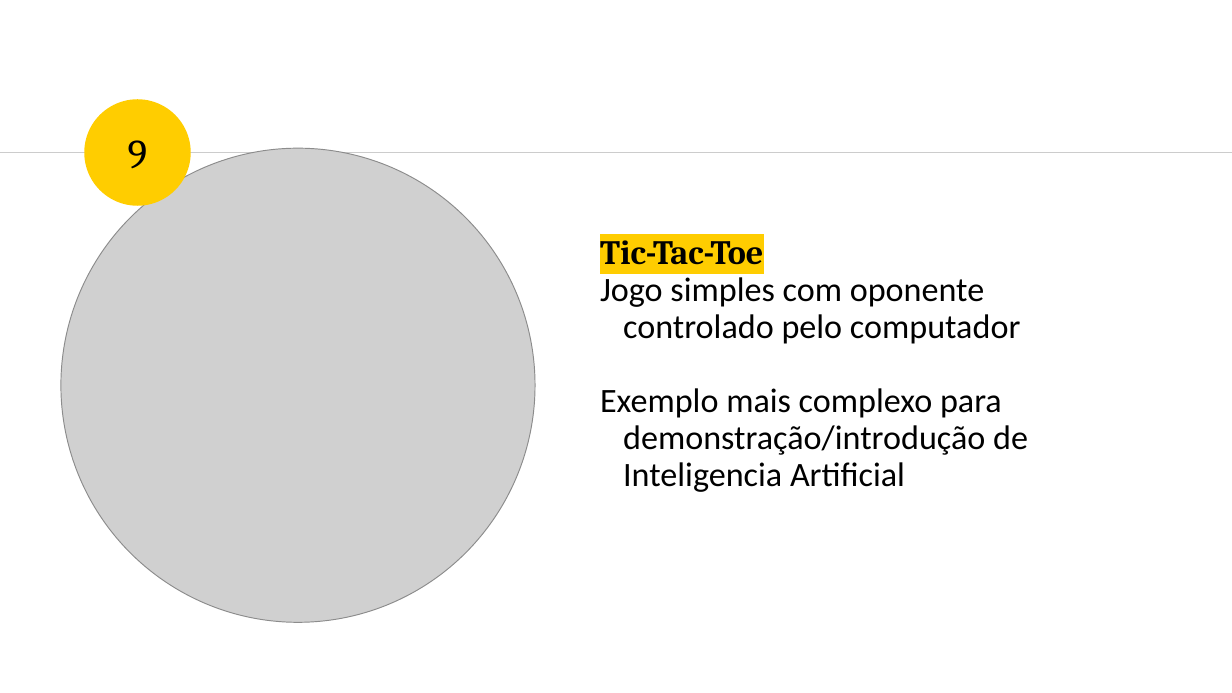
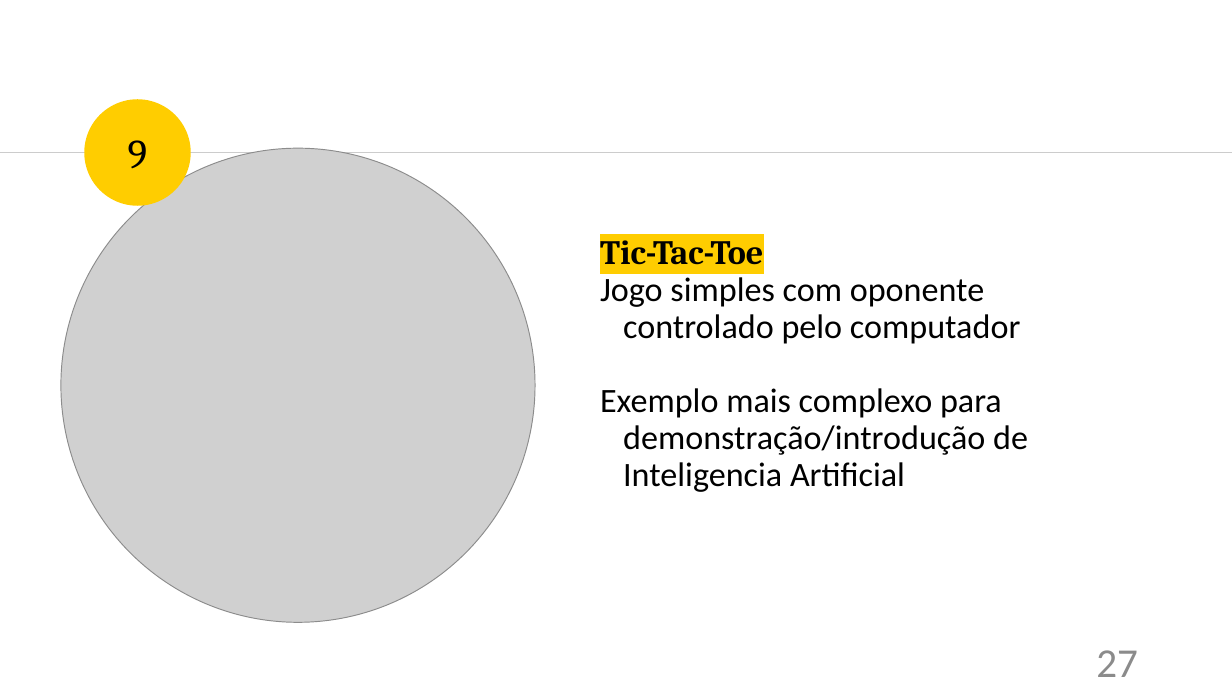
Before and after one commit to LuisEduardoReis/DISS_games, a slide deck: slide 27 of apresentacao/apresentacao.pptx (slide 25 before the commit). Drawn at 1232x693 pixels with LibreOffice and Linux fonts; fonts in the diff are those of the drawing; grey boxes stand for pictures. Boxes give left, top, right and bottom in pixels: in the first picture for what was removed or moved away, otherwise in the second. Text is boxed around its words. In the diff, an @@ line names an element or a change of style, - is before the commit and + after.

```diff
--- a/apresentacao/apresentacao.pptx
+++ b/apresentacao/apresentacao.pptx
@@ page number added at box(1096, 650, 1138, 677), 32 pt, text #8C8C8C @@
+27
```
Also in this commit, not shown: 30 other slides changed, 3 slides added, 1 other file.
